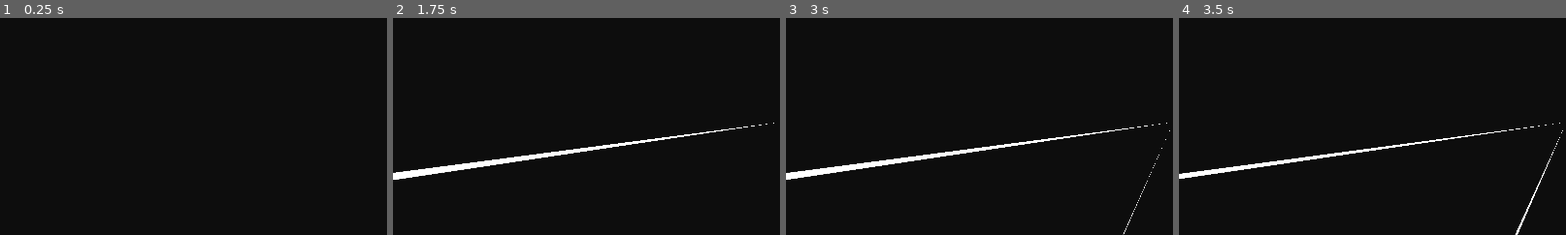
Above: before the commit, frames 1-4 (left to right).
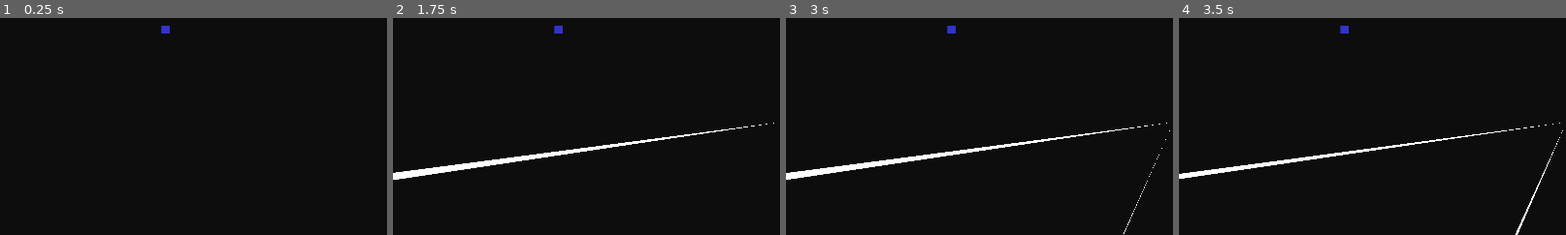
Above: after the commit, the same moments.

Repository: amirblum/OrHaolam-JLM2025
Game: Godot game, scene res://scenes/main/Main.tscn
Same seed, same stepped clock (60 frames per second), same inputs: the game is played once before the commit and once after it.
Inputs (mouse positions are % of the whole screen's width and height, from its top left):
- Up to frame 1 (0.25 s): no input
- Up to frame 2 (1.75 s): tap Enter at 0.5 s; move the mouse to (72, 45) at 0.52 s; hold D 0.53-1.28 s; tap P at 0.6 s; click (72, 45) at 0.67 s; tap Space at 0.77, 1.52 s; move the mouse to (30, 55) at 1.27 s; hold S from 1.28 s (still down); tap O at 1.35 s
- Up to frame 3 (3 s): move the mouse to (60, 28) at 2.02 s; release S at 2.03 s; hold D 2.03-2.78 s; tap Q at 2.1 s; move the mouse to (45, 70) at 2.77 s; hold W from 2.78 s (still down); tap E at 2.85 s; click (45, 70) at 2.92 s
- Up to frame 4 (3.5 s): keep holding W; tap Space at 3.02 s
The pictures show only the part of the screen within x 0-50%, y 26-76%; the shares and areas given below are measured in that part.

The runs differ from the first frame. In frame 1, less than 0.1% of the frame differs, in the area x 41-44%, y 3-8%; in frame 2, less than 0.1%; in frame 3, less than 0.1%; in frame 4, less than 0.1%.

Commit message:
Add City and Person scenes with spawning logic

Diff:
--- /dev/null
+++ b/scenes/city/City.gd
@@ -0,0 +1,42 @@
+extends Node2D
+class_name City
+
+# Signal emitted when a person is spawned
+signal person_spawned(person: Node2D)
+
+# Preload the person scene
+@onready var person_scene = preload("res://scenes/person/Person.tscn")
+
+# Export variables for configuration
+@export var spawn_rate: float = 1.0  # persons per second
+@export var city_gen_radius: float = 50.0  # spawn radius from city
+@export var city_name: String = "City"  # city name
+
+# Timer accumulator for spawn rate
+var _spawn_accum := 0.0
+
+func _process(delta: float) -> void:
+	if spawn_rate <= 0.0:
+		return
+
+	var period := 1.0 / spawn_rate
+	_spawn_accum += delta
+
+	while _spawn_accum >= period:
+		_spawn_accum -= period
+		_spawn_person()
+
+func _spawn_person() -> void:
+	# Instantiate Person scene
+	var person := person_scene.instantiate()
+
+	# Calculate random position within city_gen_radius from city position
+	var angle := randf() * TAU  # Random angle in radians
+	var distance := randf() * city_gen_radius  # Random distance within radius
+	var offset := Vector2(cos(angle), sin(angle)) * distance
+
+	# Set person's global position
+	person.global_position = global_position + offset
+
+	# Emit signal - Main will handle adding to the Persons container
+	person_spawned.emit(person)
--- /dev/null
+++ b/scenes/city/City.tscn
@@ -0,0 +1,11 @@
+[gd_scene load_steps=2 format=3]
+
+[ext_resource type="Script" path="res://scenes/city/City.gd" id="1_city"]
+
+[node name="City" type="Node2D"]
+script = ExtResource("1_city")
+
+[node name="Visual" type="ColorRect" parent="."]
+offset_right = 20.0
+offset_bottom = 20.0
+color = Color(0.2, 0.2, 0.8, 1)
--- a/scenes/main/Main.gd
+++ b/scenes/main/Main.gd
@@ -3,8 +3,16 @@
 @export var DEBUG: bool = false
 
 @onready var _debug_scene := preload("res://scenes/debug/Debug.tscn")
+@onready var persons_container: Node2D = get_node("Persons")
+@onready var cities_container: Node2D = get_node("Cities")
+
+# Array to track all Person instances
+var persons: Array[Node2D] = []
 
 func _ready() -> void:
+	# Connect to all City signals for person spawning
+	_connect_city_signals()
+
 	if DEBUG:
 		var dbg := _debug_scene.instantiate()
 		dbg.name = "Debug"
@@ -12,6 +20,32 @@
 		# Ensure it sits after Player in the tree; visual overlay is handled by CanvasLayer in Debug.gd.
 		move_child(dbg, get_child_count() - 1)
 
+func _connect_city_signals() -> void:
+	# Connect signals for existing cities
+	for city in cities_container.get_children():
+		if city is City:
+			city.person_spawned.connect(_on_person_spawned)
+
+func _on_person_spawned(person: Node2D) -> void:
+	add_person(person)
+
+# Add a person to the persons layer and register it in the array
+func add_person(person: Node2D) -> void:
+	if person == null or not is_instance_valid(person):
+		return
+
+	persons_container.add_child(person)
+	persons.append(person)
+
+	# Clean up reference when person is removed
+	person.tree_exited.connect(func() -> void:
+		persons.erase(person)
+	)
+
+# Get the list of all Person instances (for Player/GameManager access)
+func get_persons() -> Array[Node2D]:
+	return persons
+
 func _process(_delta: float) -> void:
 	# Close the application when Escape is pressed
 	if Input.is_action_just_pressed("ui_cancel") or Input.is_key_pressed(KEY_ESCAPE):
--- a/scenes/main/Main.tscn
+++ b/scenes/main/Main.tscn
@@ -1,7 +1,8 @@
-[gd_scene load_steps=3 format=3 uid="uid://bifmkrcaqpfmg"]
+[gd_scene load_steps=4 format=3 uid="uid://bifmkrcaqpfmg"]
 
 [ext_resource type="Script" uid="uid://cm6rnwvejgu0e" path="res://scenes/main/Main.gd" id="1_main"]
 [ext_resource type="PackedScene" path="res://scenes/player/Player.tscn" id="2_player"]
+[ext_resource type="PackedScene" path="res://scenes/city/City.tscn" id="3_city"]
 
 [node name="Main" type="Node2D"]
 script = ExtResource("1_main")
@@ -14,3 +15,12 @@
 auto_click_rate = 6.0
 
 [node name="Beams" type="Node2D" parent="Player"]
+
+[node name="Cities" type="Node2D" parent="."]
+
+[node name="TestCity" parent="Cities" instance=ExtResource("3_city")]
+position = Vector2(400, 300)
+spawn_rate = 0.25
+cityGenRadius = 100.0
+
+[node name="Persons" type="Node2D" parent="."]
--- /dev/null
+++ b/scenes/person/Person.gd
@@ -0,0 +1,5 @@
+extends Node2D
+class_name Person
+
+# Minimal implementation - just the scene structure
+# Future logic will be added here
--- /dev/null
+++ b/scenes/person/Person.tscn
@@ -0,0 +1,11 @@
+[gd_scene load_steps=2 format=3]
+
+[ext_resource type="Script" path="res://scenes/person/Person.gd" id="1_person"]
+
+[node name="Person" type="Node2D"]
+script = ExtResource("1_person")
+
+[node name="Visual" type="ColorRect" parent="."]
+offset_right = 10.0
+offset_bottom = 10.0
+color = Color(0.8, 0.2, 0.2, 1)
Not shown, added: scenes/city/City.gd.uid
Not shown, added: scenes/person/Person.gd.uid
